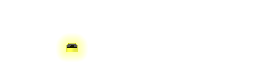
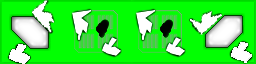
Comparing the layer stacks of the two 256 x 64 images. Changes:
showed "roof_33" over [0, 0, 256, 64]
hid group "Batteries" (15 layers) over [56, 3, 200, 63]
